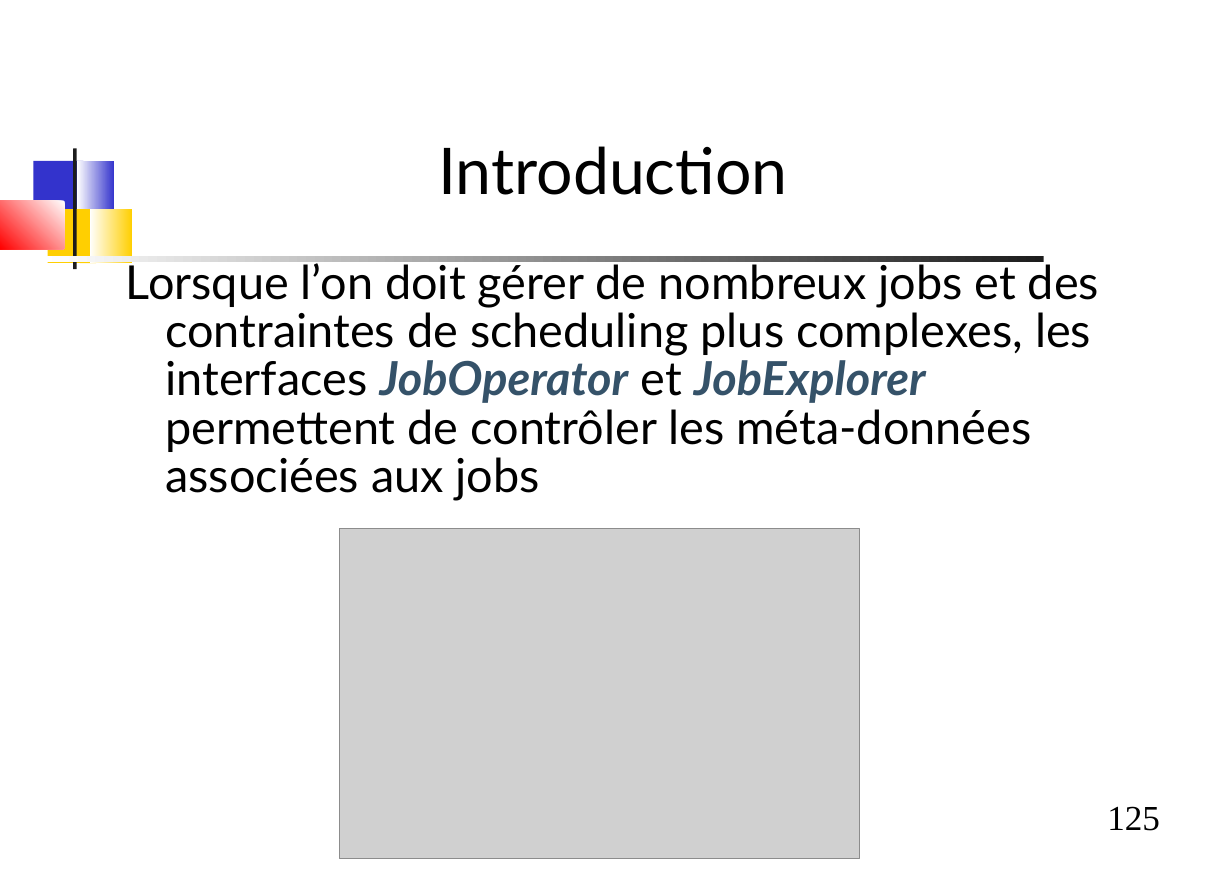
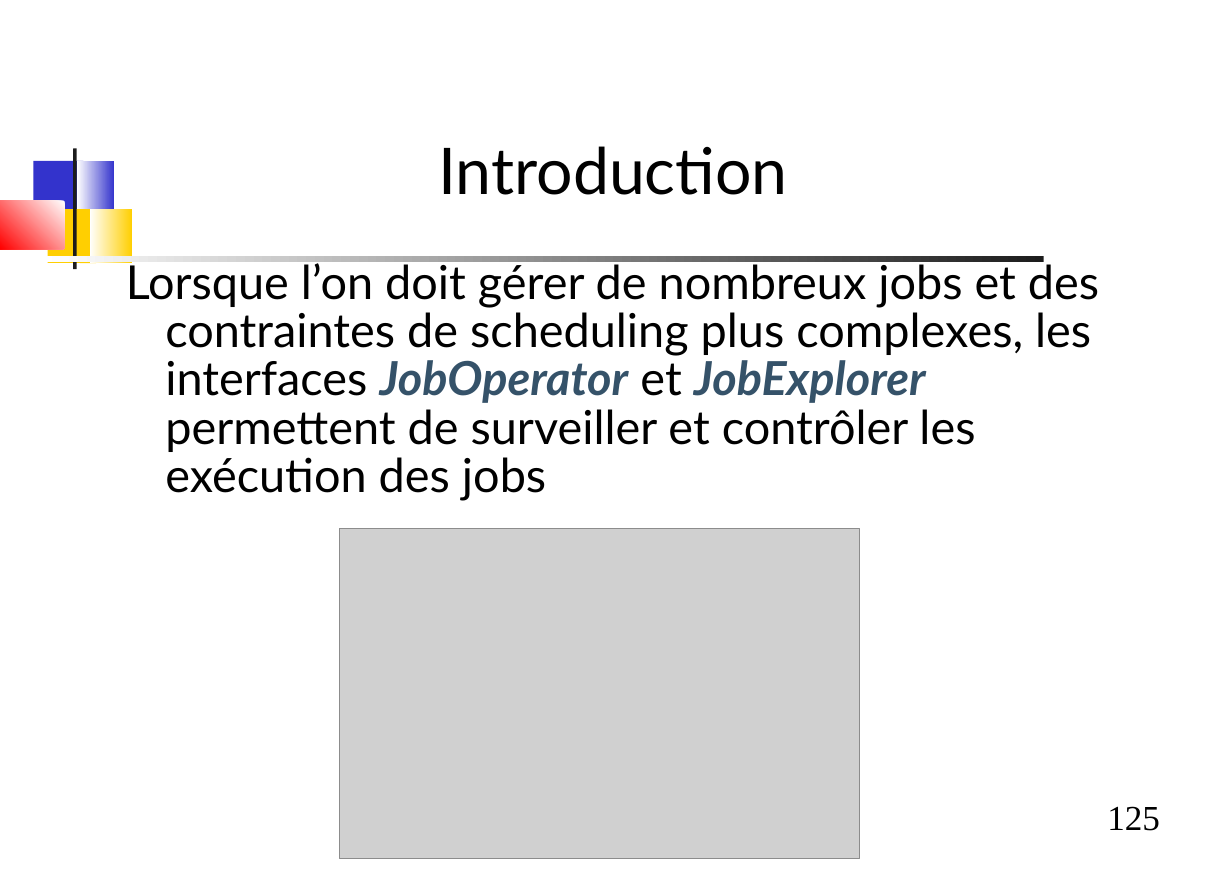
Before and after one commit to dthibau/springbatch, a slide deck: slide 125 of SpringBatch.odp. Drawn at 1232x871 pixels with LibreOffice and Linux fonts; fonts in the diff are those of the drawing; grey boxes stand for pictures. Boxes give left, top, right and bottom in pixels: in the first picture for what was removed or moved away, otherwise in the second. Text is boxed around its words. In the diff, an @@ line names an element or a change of style, - is before the commit and + after.

```diff
--- a/SpringBatch.odp
+++ b/SpringBatch.odp
@@ text at [126,258,1099,501]: text changed @@
-Lorsque l’on doit gérer de nombreux jobs et des contraintes de scheduling plus complexes, les interfaces JobOperator et JobExplorer permettent de contrôler les méta-données associées aux jobs
+Lorsque l’on doit gérer de nombreux jobs et des contraintes de scheduling plus complexes, les interfaces JobOperator et JobExplorer permettent de surveiller et contrôler les exécution des jobs
```
Also in this commit, not shown: 7 other slides changed, 3 slides removed, 2 other files.
